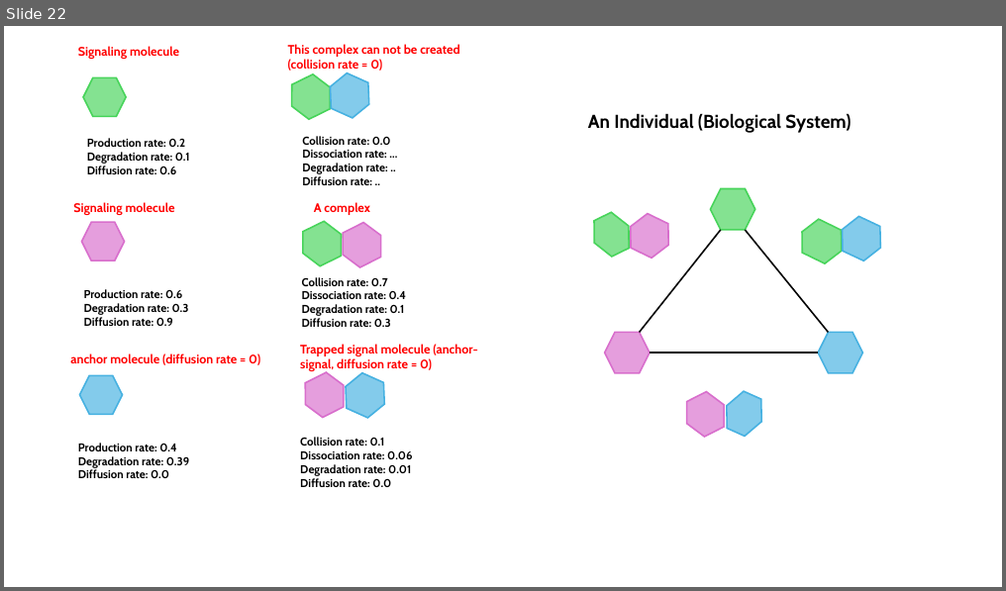
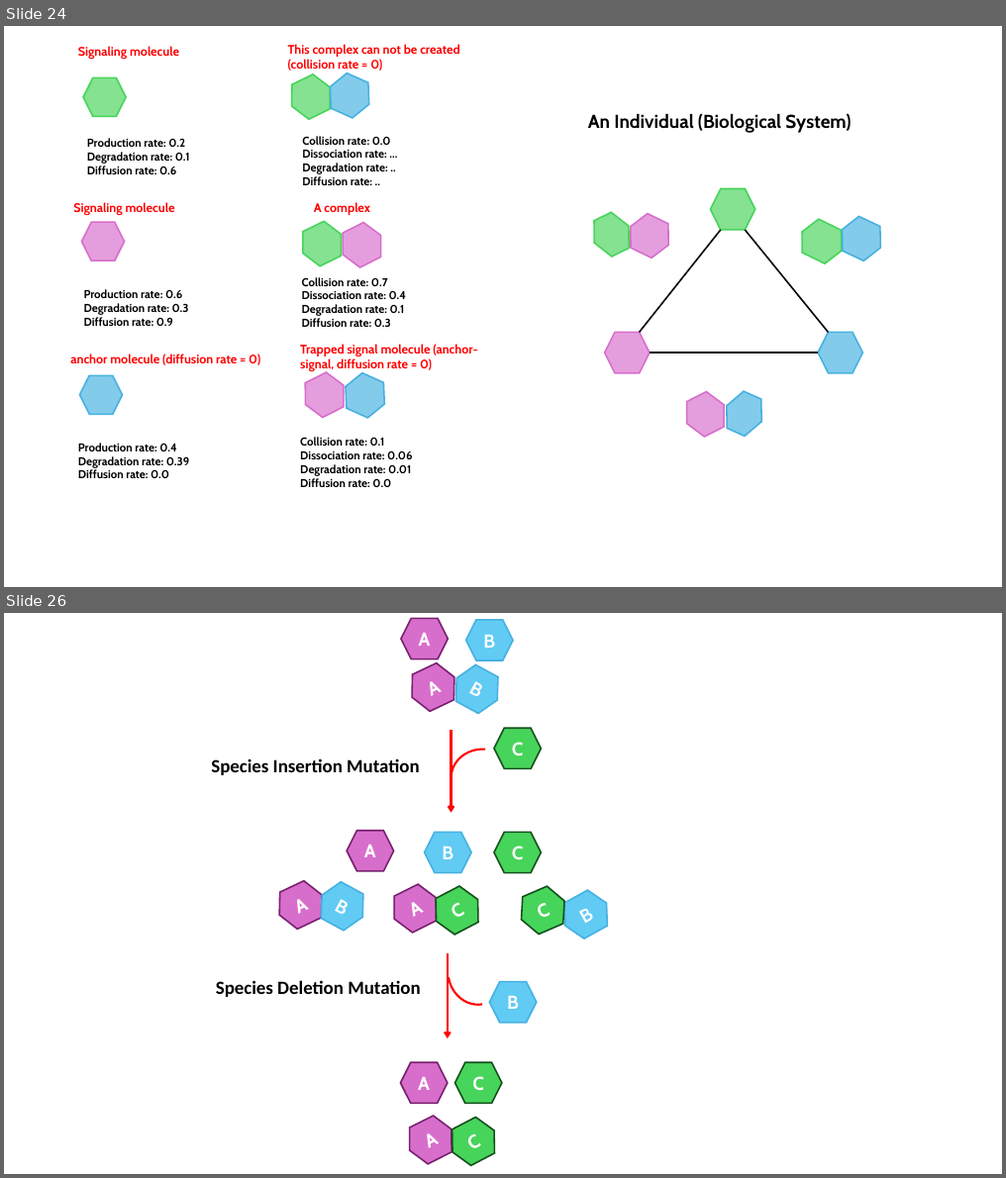
Before and after one commit to LoqmanSamani/grn-designer, a slide deck: pres/sim_system.pptx. Shown one above the other, each under a label of ours: slide 22 before the commit, slides 24 and 26 after it; the slides between them are not shown. The pictures are 1006x591 and 1006x1178 pixels, drawn with LibreOffice and Linux fonts; fonts in the diff are those of the drawing. Boxes give left, top, right and bottom in pixels: in the first picture for what was removed or moved away, otherwise in the second. Text is boxed around its words. In the diff, an @@ line names an element or a change of style, - is before the commit and + after.

```diff
--- a/pres/sim_system.pptx
+++ b/pres/sim_system.pptx
@@ slide 26 added at (4, 613, 1002, 1174), background #FFFFFF @@
@@ hexagon added at (401, 618, 448, 659), fill #D86ECC, outline #78206E 1.5 pt, 18 pt, text #FFFFFF, bold @@
+A
@@ hexagon added at (466, 620, 513, 661), fill #61CBF4, outline #46B1E1 1.5 pt, 18 pt, text #FFFFFF, bold @@
+B
@@ hexagon added at (403, 659, 463, 716), fill #D86ECC, outline #78206E 1.5 pt, 18 pt, text #FFFFFF, bold @@
+A
@@ hexagon added at (447, 660, 507, 718), fill #61CBF4, outline #46B1E1 1.5 pt, 18 pt, text #FFFFFF, bold @@
+B
@@ arrow added from (450, 730) to (450, 813), #FF0000 2 pt @@
@@ hexagon added at (494, 728, 542, 768), fill #47D45A, outline #13501B 1.5 pt, 18 pt, text #FFFFFF, bold @@
+C
@@ text added at (211, 759, 420, 775), 18 pt, text #000000, bold @@
+Species Insertion Mutation
@@ arc (boxed as its full ellipse) added at (450, 747, 518, 808), outline #FF0000 2 pt @@
@@ hexagon added at (347, 831, 394, 871), fill #D86ECC, outline #78206E 1.5 pt, 18 pt, text #FFFFFF, bold @@
+A
@@ hexagon added at (425, 833, 472, 872), fill #61CBF4, outline #46B1E1 1.5 pt, 18 pt, text #FFFFFF, bold @@
+B
@@ hexagon added at (494, 833, 542, 872), fill #47D45A, outline #13501B 1.5 pt, 18 pt, text #FFFFFF, bold @@
+C
@@ hexagon added at (271, 876, 331, 934), fill #D86ECC, outline #78206E 1.5 pt, 18 pt, text #FFFFFF, bold @@
+A
@@ hexagon added at (312, 877, 372, 936), fill #61CBF4, outline #46B1E1 1.5 pt, 18 pt, text #FFFFFF, bold @@
+B
@@ hexagon added at (385, 880, 446, 938), fill #D86ECC, outline #78206E 1.5 pt, 18 pt, text #FFFFFF, bold @@
+A
@@ hexagon added at (427, 881, 487, 939), fill #47D45A, outline #13501B 1.5 pt, 18 pt, text #FFFFFF, bold @@
+C
@@ hexagon added at (514, 882, 573, 938), fill #47D45A, outline #13501B 1.5 pt, 18 pt, text #FFFFFF, bold @@
+C
@@ hexagon added at (555, 885, 617, 944), fill #61CBF4, outline #46B1E1 1.5 pt, 18 pt, text #FFFFFF, bold @@
+B
@@ arc (boxed as its full ellipse) added at (444, 936, 511, 1009), outline #FF0000 2 pt @@
@@ arrow added from (448, 954) to (448, 1039), #FF0000 2 pt @@
@@ text added at (216, 980, 420, 997), 18 pt, text #000000, bold @@
+Species Deletion Mutation
@@ hexagon added at (490, 982, 537, 1023), fill #61CBF4, outline #46B1E1 1.5 pt, 18 pt, text #FFFFFF, bold @@
+B
@@ hexagon added at (401, 1062, 448, 1103), fill #D86ECC, outline #78206E 1.5 pt, 18 pt, text #FFFFFF, bold @@
+A
@@ hexagon added at (454, 1062, 502, 1103), fill #47D45A, outline #13501B 1.5 pt, 18 pt, text #FFFFFF, bold @@
+C
@@ hexagon added at (401, 1111, 461, 1168), fill #D86ECC, outline #78206E 1.5 pt, 18 pt, text #FFFFFF, bold @@
+A
@@ hexagon added at (444, 1113, 504, 1170), fill #47D45A, outline #13501B 1.5 pt, 18 pt, text #FFFFFF, bold @@
+C
@@ what was slide 22 is now slide 24 @@
```
Also in this commit, not shown: 1 slide changed, 8 other slides added.
